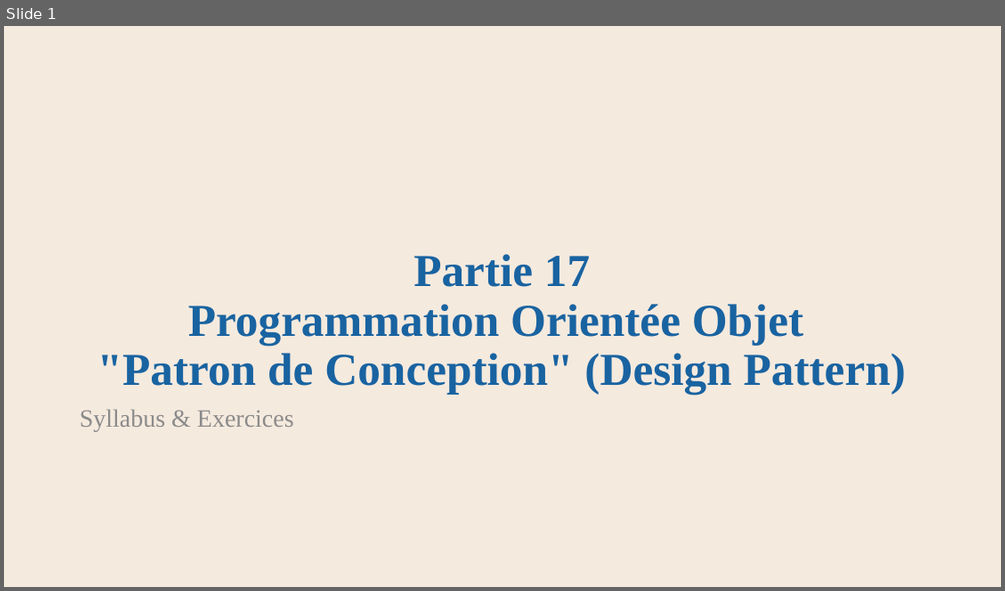
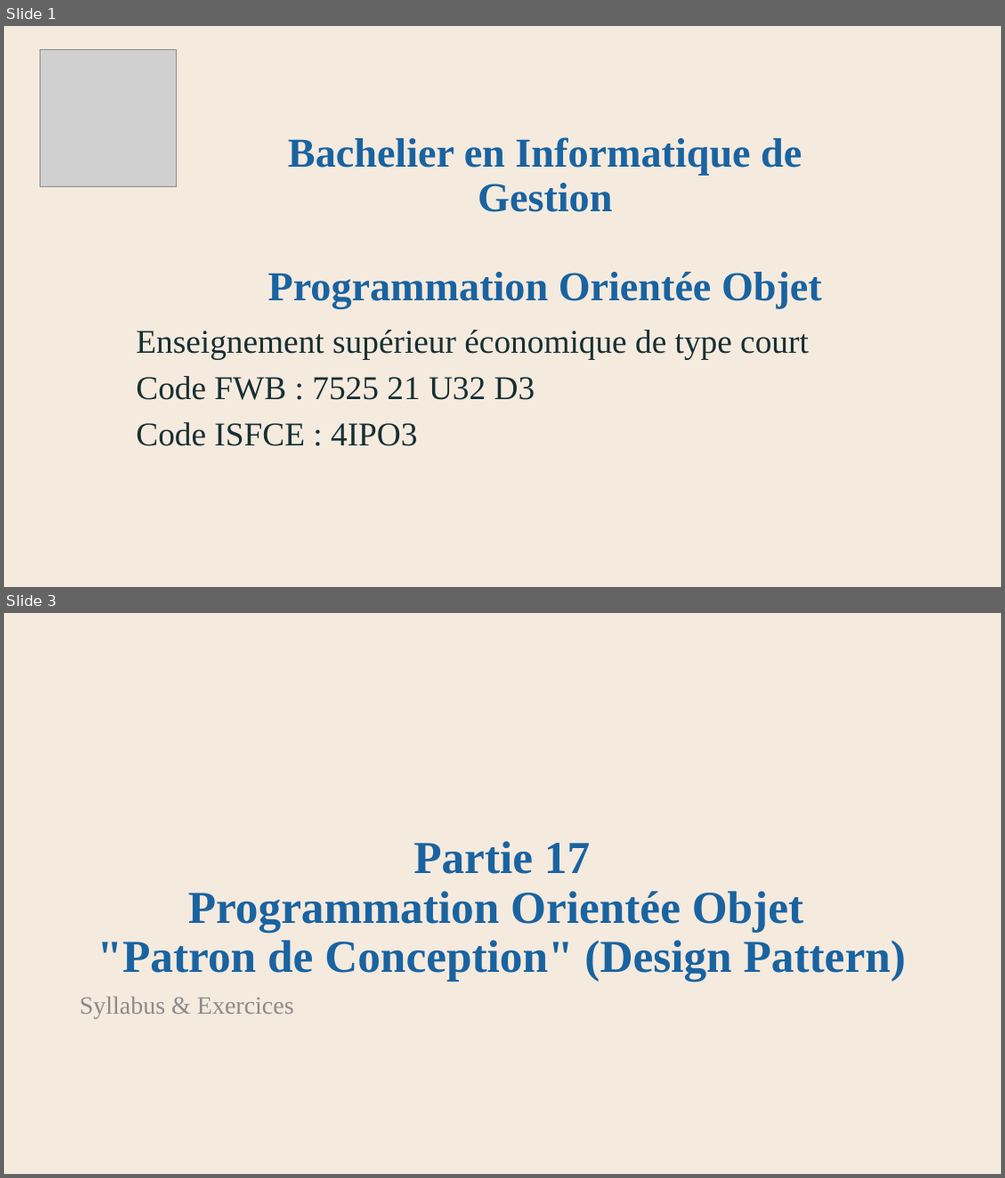
Before and after one commit to AlainWafflard/4IPO3, a slide deck: syllabus/17-POO-design-pattern/syllabus_17.pptx. Shown one above the other, each under a label of ours: slide 1 before the commit, slides 1 and 3 after it; the slides between them are not shown. The pictures are 1005x591 and 1005x1178 pixels, drawn with LibreOffice and Linux fonts; fonts in the diff are those of the drawing; grey boxes stand for pictures; background and template pictures are left out. Boxes give left, top, right and bottom in pixels: in the first picture for what was removed or moved away, otherwise in the second. Text is boxed around its words. In the diff, an @@ line names an element or a change of style, - is before the commit and + after.

```diff
--- a/syllabus/17-POO-design-pattern/syllabus_17.pptx
+++ b/syllabus/17-POO-design-pattern/syllabus_17.pptx
@@ slide 1 added at (4, 26, 1001, 587), background #F5EADE @@
@@ picture added at (40, 50, 177, 187) @@
@@ title added at (268, 137, 822, 308), 39.6 pt, text #1963A1, bold @@
+Bachelier en Informatique de Gestion
+Programmation Orientée Objet
@@ subtitle added at (136, 329, 809, 446), 32 pt, text #162F33 @@
+Enseignement supérieur économique de type court
+Code FWB : 7525 21 U32 D3
+Code ISFCE : 4IPO3
@@ what was slide 1 is now slide 3 @@
```
Also in this commit, not shown: 1 other slide added, 9 other files.
